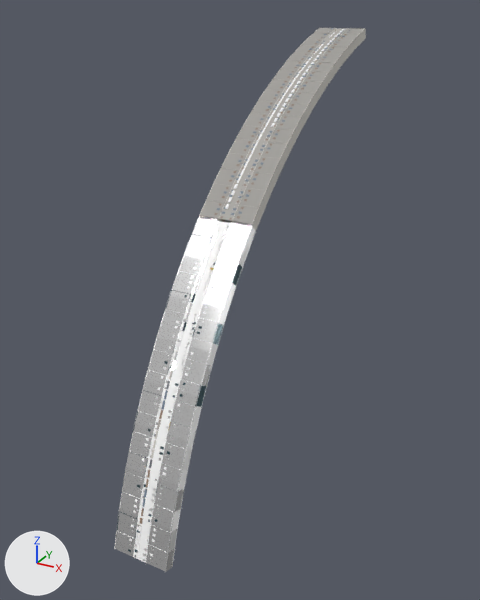
The glTF model ship/3d/models/chunks/xuanshu_interior_C21.glb as it was, and as the next commit left it.
One viewpoint serves both versions: a 50 mm camera at (311.1, -286.1, 185.4) aimed at (219.4, -119.4, 102.1). The axes (+X, +Y, +Z) are drawn at lower left. The lights are the same throughout. The first picture is the older version. Where no turn or scale is listed for an object, it has been applied to the vertices. Vertices at exactly the same position are counted once.

Names of what the first picture shows: 'UNIT-HAB-002_S0'.
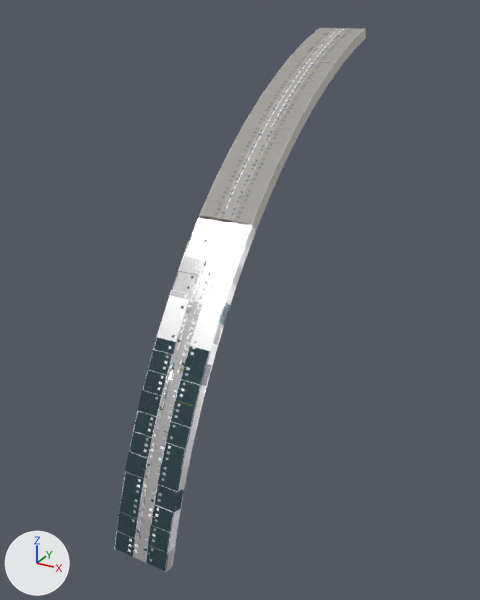
The edits, one by one:
me_unit_hab_002_s0 is used by ob_unit_hab_002_s0; location (0.0, 0.0, 0.0).
me_unit_hab_002_s0 had 34828 vertices, 31771 faces and spanned x 212.3..229.6, y -179.0..-47.1, z 47.1..179.0.
me_unit_hab_002_s0 now has 32882 vertices, 28422 faces and spans x 212.3..229.6, y -179.0..-47.1, z 47.1..179.0.
me_unit_hab_002_s0 part 1: 187 loose pieces with 768 vertices, spanning x 216.8..224.0, y -178.0..-48.5, z 51.3..178.6, are deleted.
me_unit_hab_002_s0 part 2: 1871 vertices moved within x 212.4..229.6, y -177.0..-48.6, z 48.0..177.5; 2465 vertices removed from x 216.8..224.0, y -178.3..-48.4, z 49.7..178.8; 1412 vertices added at x 216.8..224.1, y -178.1..-48.2, z 50.5..178.8.
me_unit_hab_002_s0 part 3: 224 faces spanning x 212.4..229.6, y -178.9..-114.5, z 47.9..145.6 switch from mat_hi_steel (white #ffffff) to mat_hi_glass (dark cyan #27383e).
me_unit_hab_002_s0 part 4: 341 faces spanning x 212.3..229.5, y -178.4..-110.8, z 47.5..148.6 switch from mat_hi_dksteel (white #ffffff) to mat_hi_glass (dark cyan #27383e).
me_unit_hab_002_s0 part 5: 388 faces spanning x 212.5..229.4, y -178.7..-109.9, z 48.6..149.2 switch from mat_hi_glass (dark cyan #27383e) to mat_hi_paint (white #ffffff).
me_unit_hab_002_s0 part 6: 174 faces spanning x 212.6..229.5, y -175.7..-111.6, z 57.8..147.7 switch from mat_hi_glass (dark cyan #27383e) to mat_hi_steel (white #ffffff).
Other edits to the shape of me_unit_hab_002_s0 do not show in these pictures.

Boxes (x1, y1, x2, y2) around the edits, measured in the pictures (480 x 600 px; the box of a moved part takes in the faces that stretch with it):
part 1 of me_unit_hab_002_s0, deleted: before (137, 38, 334, 547)
part 2 of me_unit_hab_002_s0, moved or reshaped: before (122, 29, 345, 557); after (126, 29, 344, 554)
part 3 of me_unit_hab_002_s0, recoloured: (114, 235, 225, 572) in both
part 4 of me_unit_hab_002_s0, recoloured: (124, 239, 230, 554) in both
part 5 of me_unit_hab_002_s0, recoloured: (128, 224, 236, 552) in both
part 6 of me_unit_hab_002_s0, recoloured: (119, 259, 223, 522) in both
